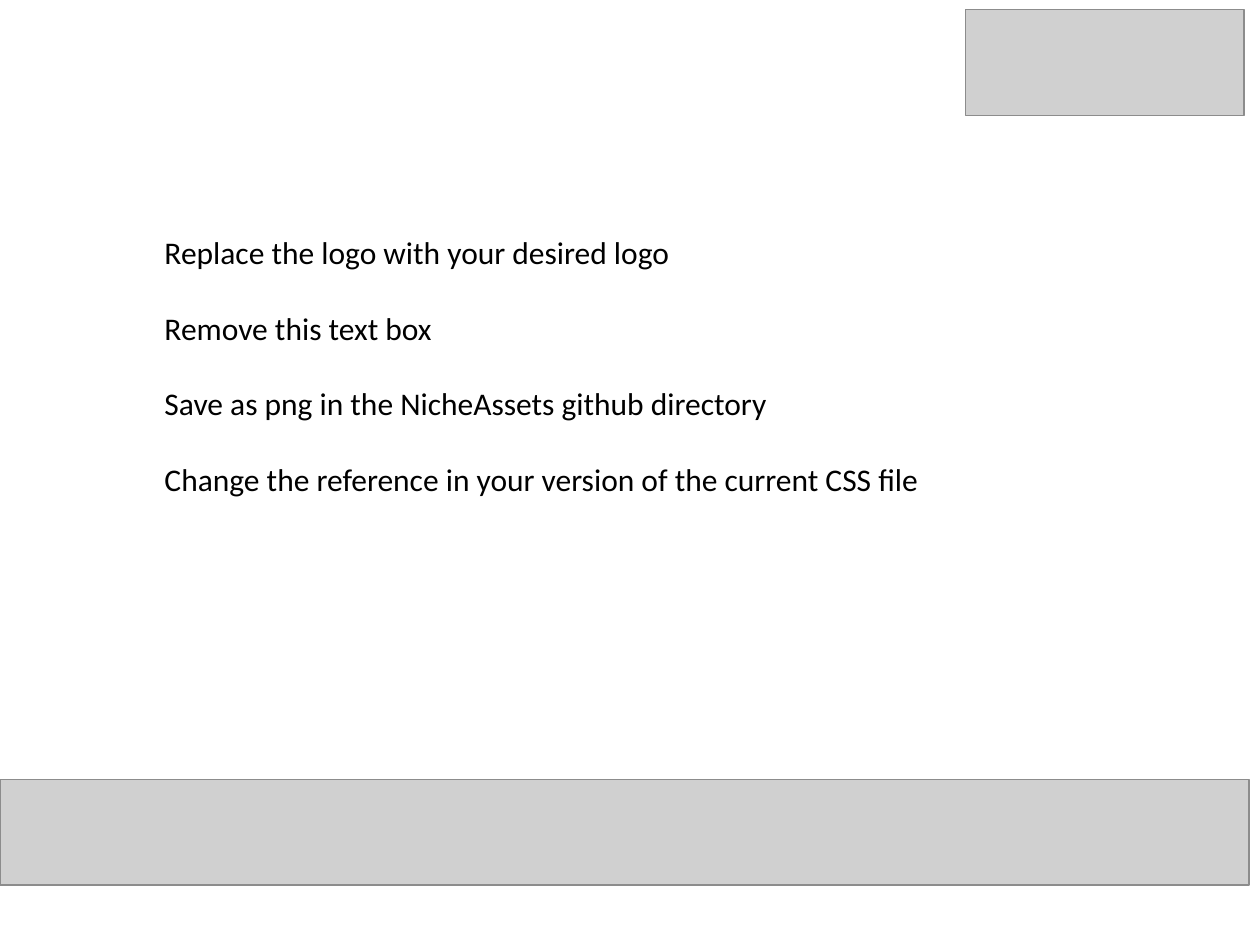
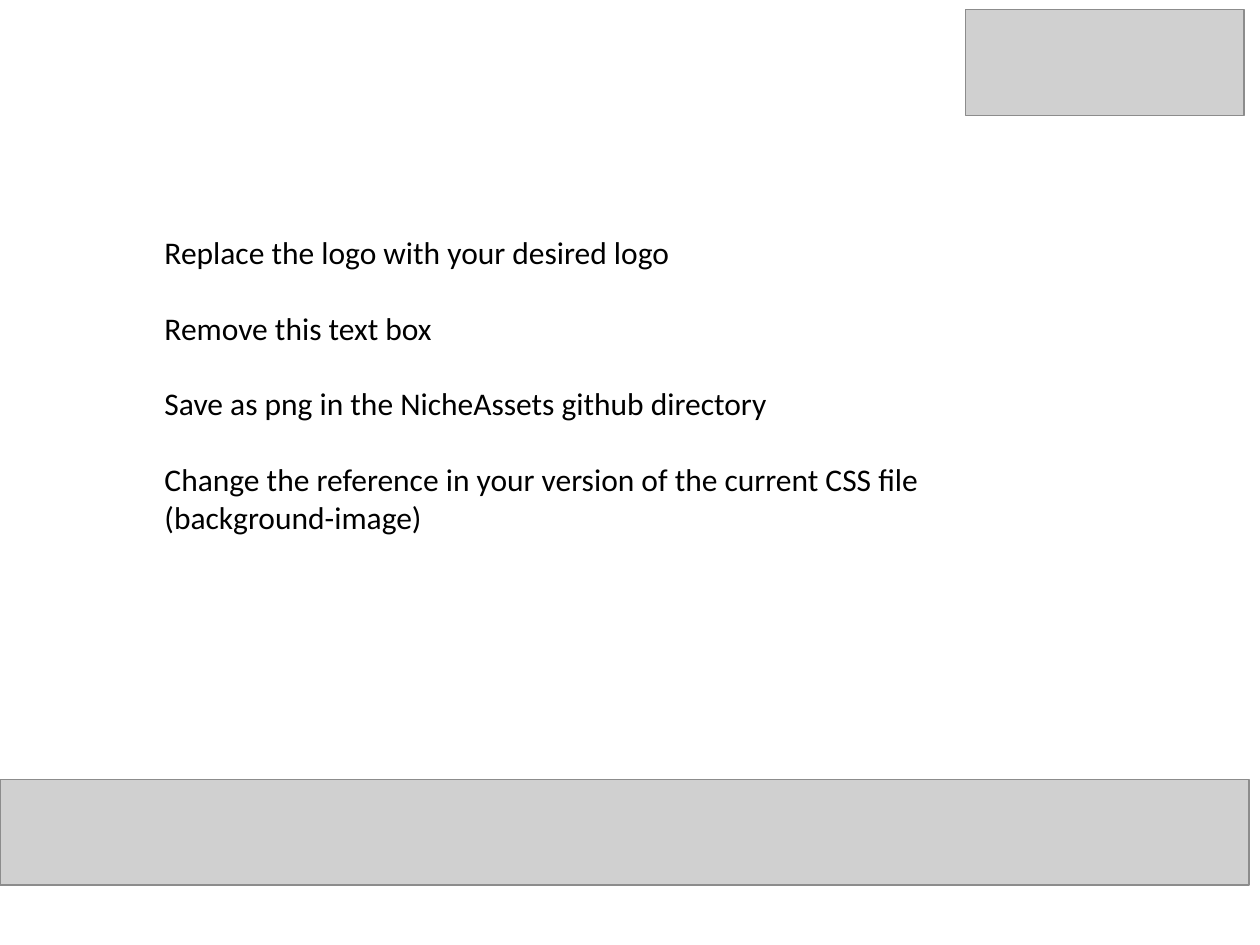
Before and after one commit to JamesSharwin/NicheAssets, a slide deck: slide 1 of Custom slide deck cover sheet.pptx. Drawn at 1260x945 pixels with LibreOffice and Linux fonts; fonts in the diff are those of the drawing; grey boxes stand for pictures. Boxes give left, top, right and bottom in pixels: in the first picture for what was removed or moved away, otherwise in the second. Text is boxed around its words. In the diff, an @@ line names an element or a change of style, - is before the commit and + after.

```diff
--- a/Custom slide deck cover sheet.pptx
+++ b/Custom slide deck cover sheet.pptx
@@ text at <box>164,469,918,535</box>: text changed @@
-Change the reference in your version of the current CSS file
+Change the reference in your version of the current CSS file (background-image)
```
Also in this commit, not shown: 7 other files.
